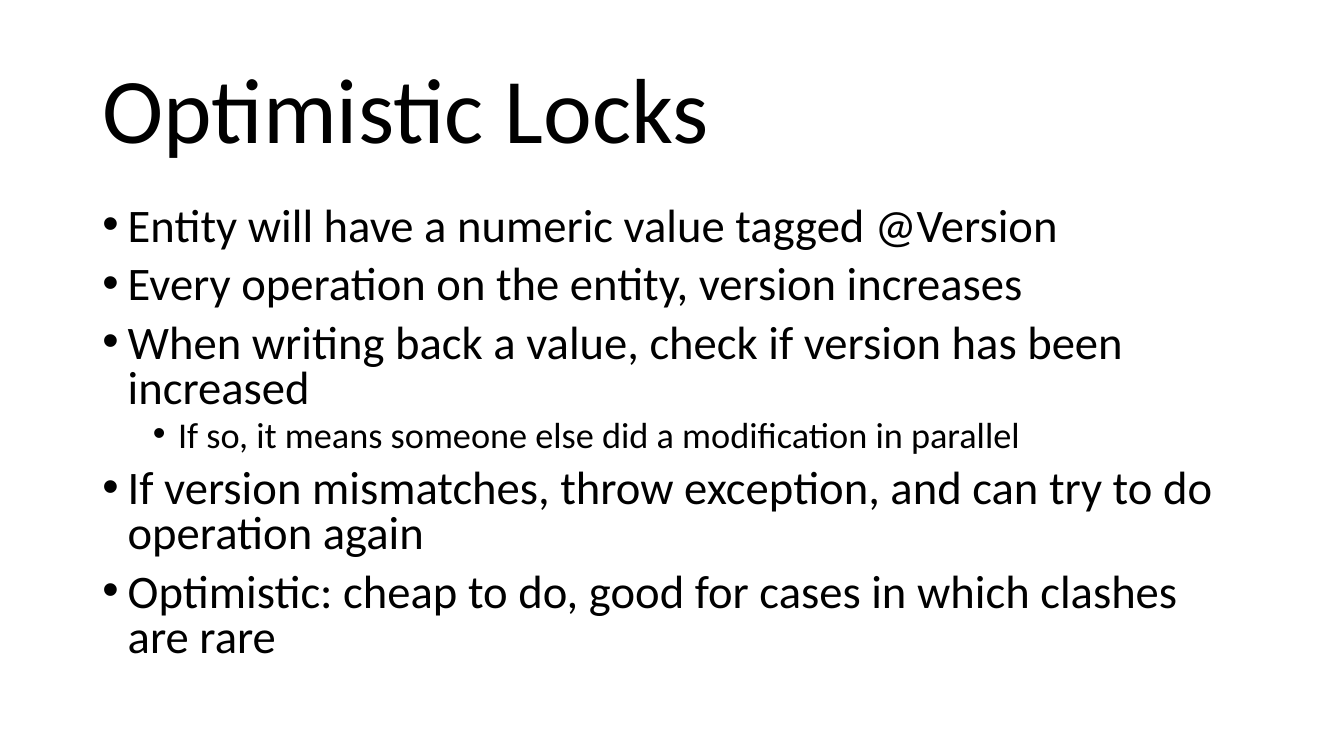
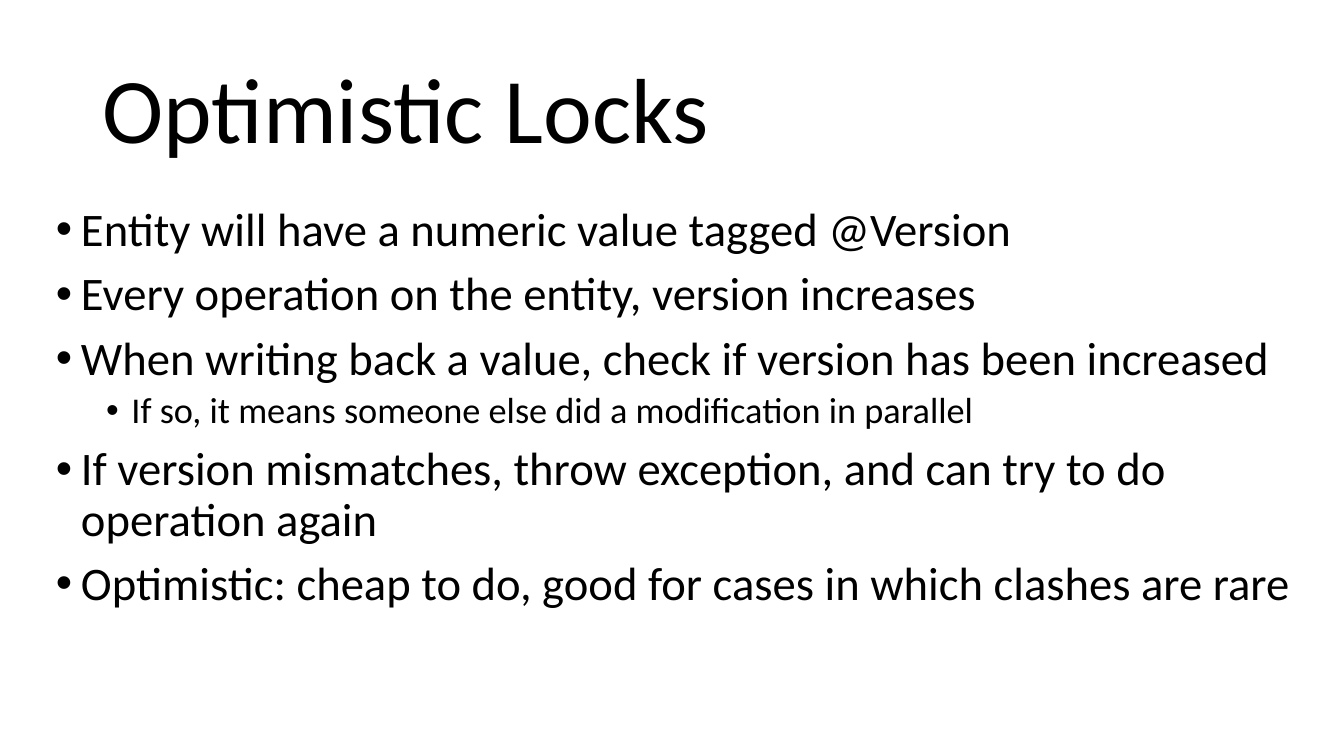
Before and after one commit to arcuri82/testing_security_development_enterprise_systems, a slide deck: slide 4 of doc/intro/slides/lesson_03_jpa.pptx. Drawn at 1344x756 pixels with LibreOffice and Linux fonts; fonts in the diff are those of the drawing. Boxes give left, top, right and bottom in pixels: in the first picture for what was removed or moved away, otherwise in the second. Text is boxed around its words. In the diff, an @@ line names an element or a change of style, - is before the commit and + after.

```diff
--- a/doc/intro/slides/lesson_03_jpa.pptx
+++ b/doc/intro/slides/lesson_03_jpa.pptx
@@ text "Entity will have a numeric ...": place and size @@
-text "Entity will have a numeric ..." at <box>128,209,1212,654</box>
+text "Entity will have a numeric ..." at <box>81,213,1290,608</box>
@@ text "Entity will have a numeric ..." at <box>81,213,1290,608</box>: line spacing 0.8 to 0.9 @@
```
Also in this commit, not shown: 4 other slides changed, 30 other files.
